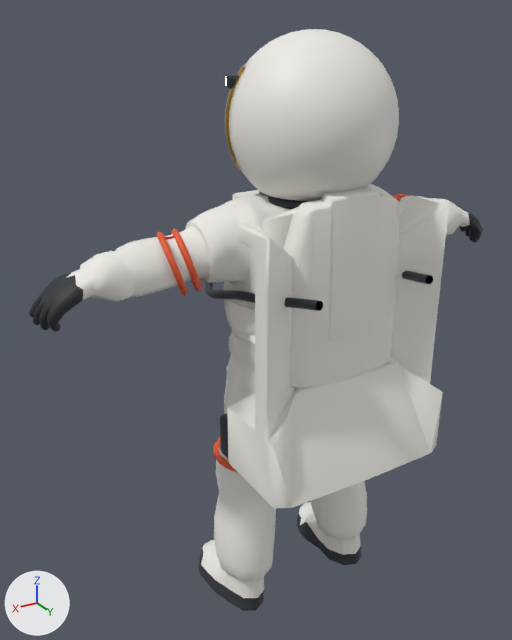
An edit to the FBX model My project/Assets/Resources/Astronaut/Astronaut.fbx, drawn before and after from the same camera.
Rendered twice from a 50 mm camera at (1.263, 1.762, 2.031) aimed at (0.115, -0.15, 1.075). The lights are fixed; the arrows at lower left show +X, +Y and +Z. The older version comes first. Where no turn or scale is listed for an object, it has been applied to the vertices. Vertices at exactly the same position are counted once.

Objects in the first picture: 'Helmet shell', 'Hose.001', 'Suit' and 8 more.
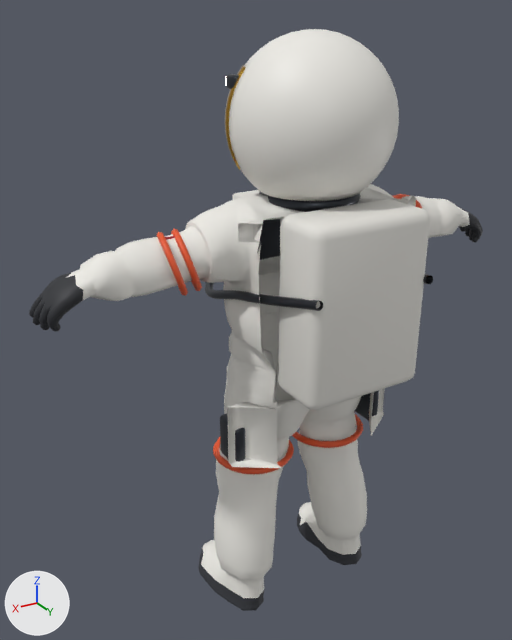
The change in detail:
Material 'Pack' (mat_pack) is new.
Its base color is (0.776, 0.761, 0.716) (light grey #e4e2dc).
Its roughness is 0.7.
me_0 is used by ob_suit; location (0.0, 0.0, 0.0).
me_0 had 2795 vertices, 5525 faces and spanned x -0.86..0.86, y -0.34..0.34, z 0.0..1.62.
me_0 now has 2586 vertices, 5064 faces and spans x -0.86..0.86, y -0.34..0.14, z 0.0..1.55.
Part 1, on me_0:
224 vertices are removed from x -0.33..0.33, y 0.11..0.34, z 0.67..1.57.
510 faces are deleted.
2 vertices move from x 0.07..0.12, y 0.11, z 0.99 to x 0.09..0.11, y 0.11..0.12, z 0.89.
19 vertices are added at x -0.27..0.27, y 0.11..0.14, z 0.88..1.5.
51 new faces join them, mat_suit (white #eeece6).
Other edits to the shape of me_0 do not show in these pictures.
Mesh me_pack is new.
It has 96 vertices, 98 faces and spans x -0.21..0.21, y 0.115..0.315, z 0.96..1.52.
It uses material mat_pack (light grey #e4e2dc).
Object 'Pack' (ob_pack) is new; it shows me_pack.
Its location is (0.0, 0.0, 0.0).

What differs and where, as boxes [x1, y1, x2, y2] in the pictures (512 x 640 px):
'Pack', added: after [278, 199, 430, 410]
part 1 of me_0, reshaped: before [227, 187, 448, 509]; after [229, 195, 413, 462]
